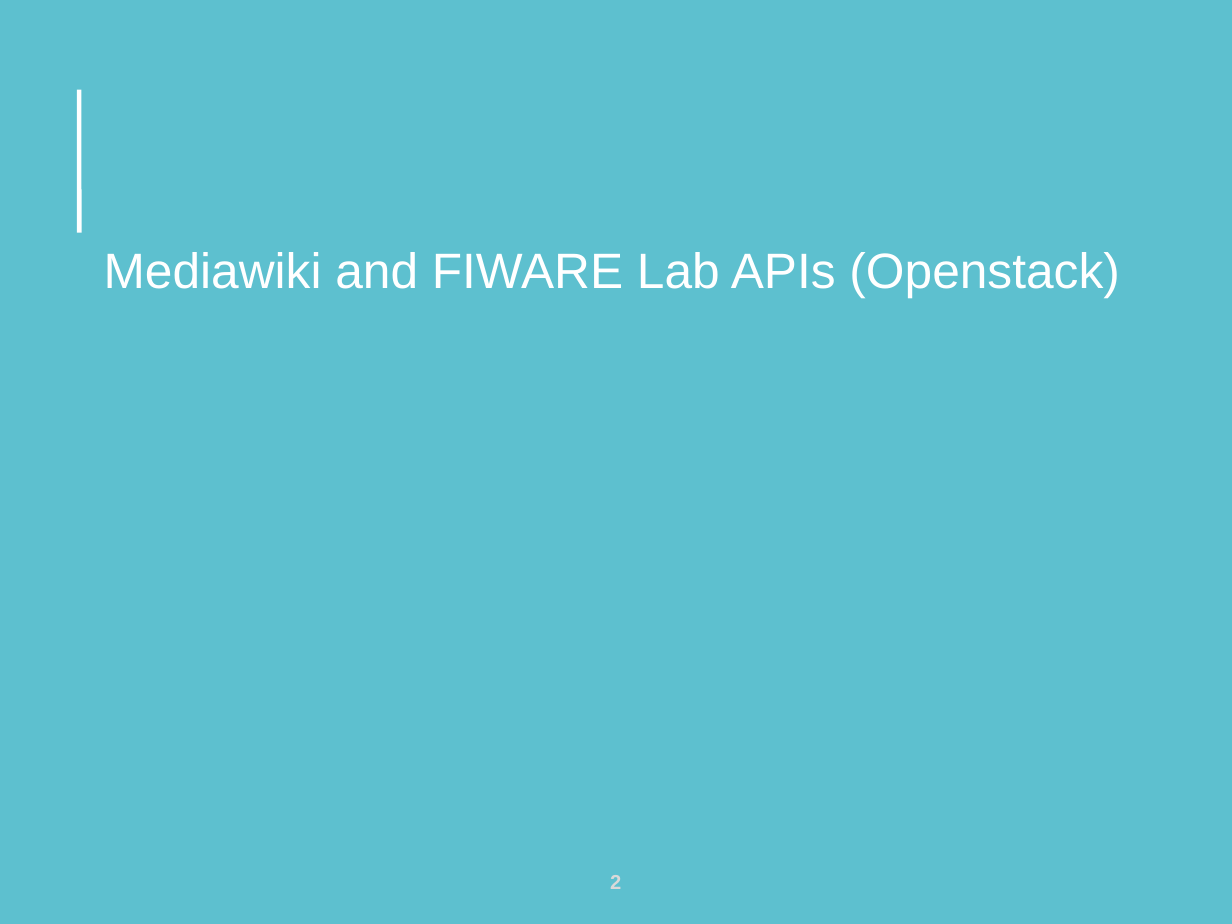
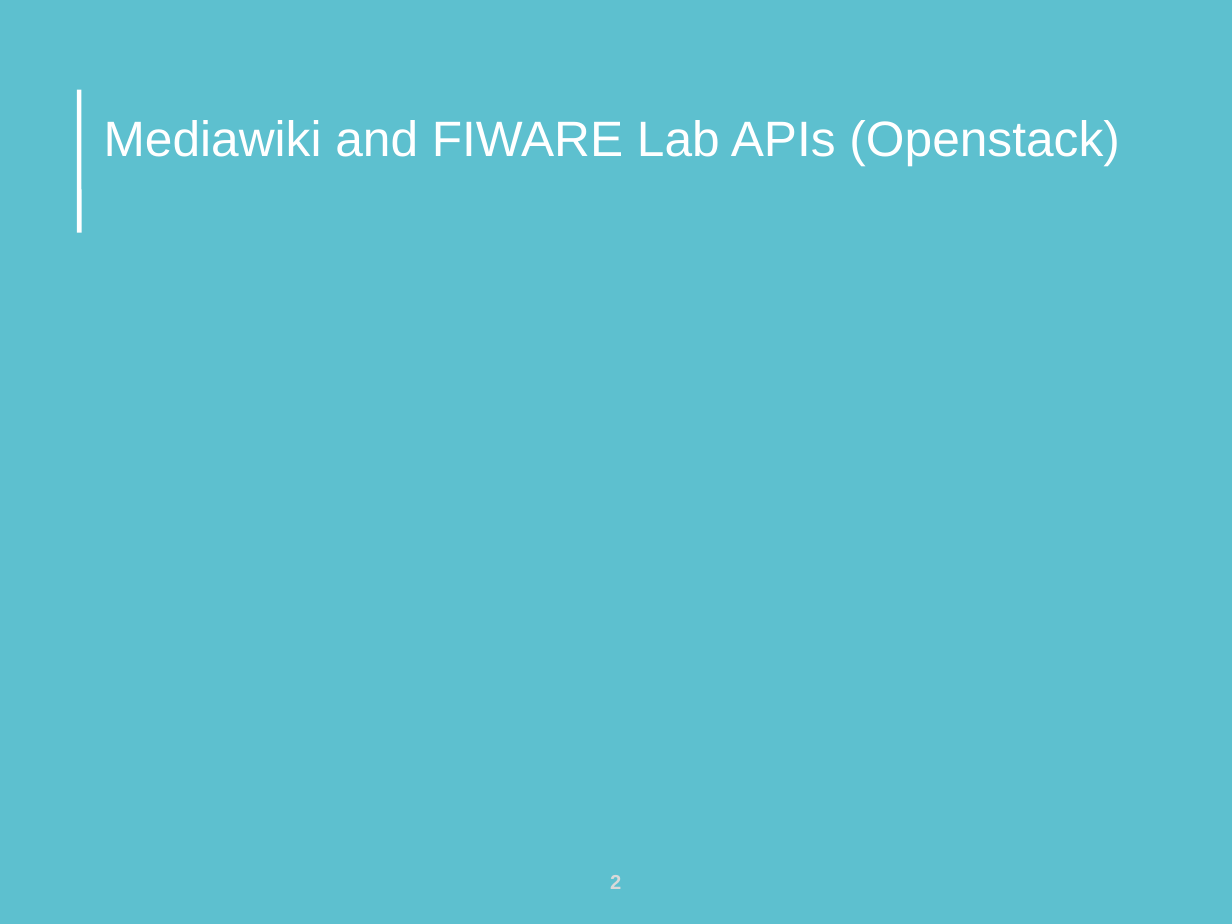
Before and after one commit to jicarretero/SummitMalaga2016, a slide deck: slide 2 of FiwareMalagaScaled4_3.odp. Drawn at 1232x924 pixels with LibreOffice and Linux fonts; fonts in the diff are those of the drawing; background and template pictures are left out. Boxes give left, top, right and bottom in pixels: in the first picture for what was removed or moved away, otherwise in the second. Text is boxed around its words. In the diff, an @@ line names an element or a change of style, - is before the commit and + after.

```diff
--- a/FiwareMalagaScaled4_3.odp
+++ b/FiwareMalagaScaled4_3.odp
@@ title "Mediawiki and FIWARE Lab APIs ..." moved from (x1=104, y1=252, x2=1119, y2=298) to (x1=104, y1=120, x2=1119, y2=166) @@
```
Also in this commit, not shown: 4 other slides changed, 1 slide added, 1 other file.
